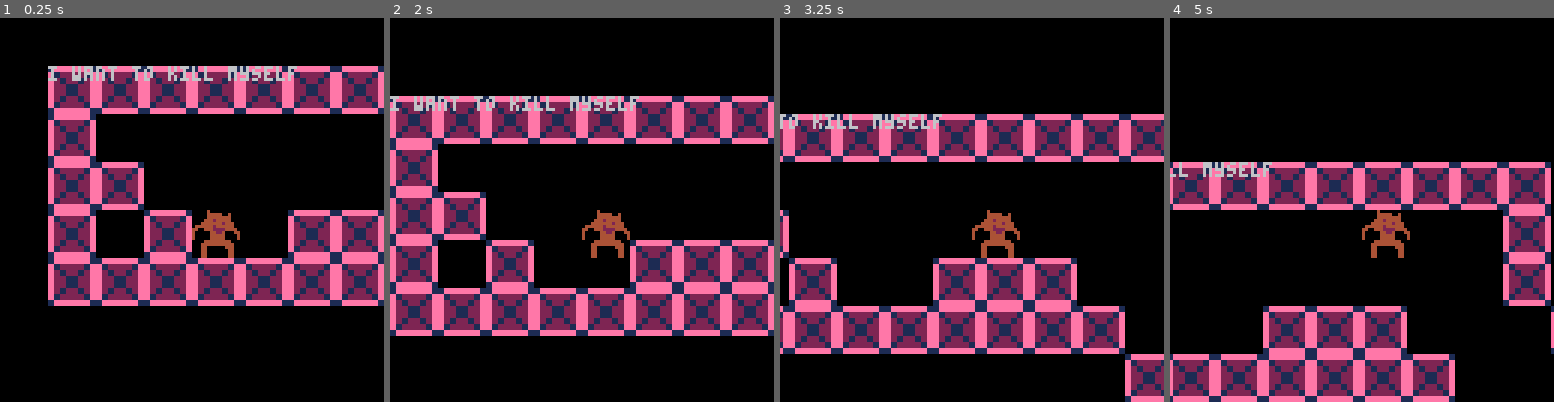
Above: before the commit, frames 1-4 (left to right).
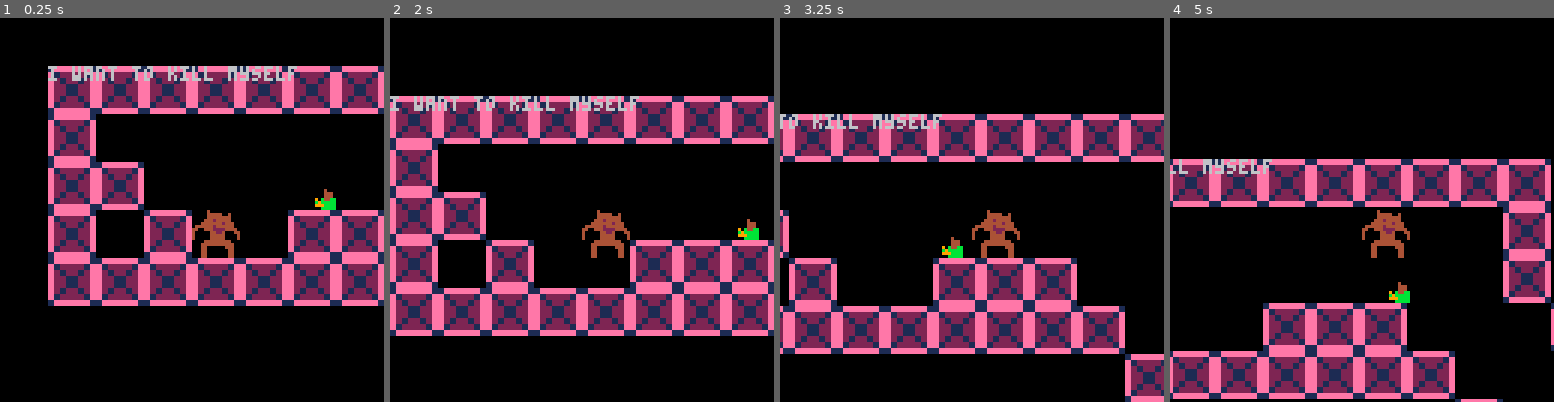
Above: after the commit, the same moments.

Repository: HeinLinnHtet/Group-5-Game-Project-Management
Game: PICO-8 cartridge a.p8
Two runs of this game, one before a commit and one after it. Both use one fixed random seed, a clock stepped at 60 frames per second and the inputs below.
Inputs:
- Up to frame 1 (0.25 s): no input
- Up to frame 2 (2 s): tap X (X key) at 0.33, 1.07, 1.85 s; hold Right from 1.6 s (still down)
- Up to frame 3 (3.25 s): release Right at 2.1 s; hold Up 2.15-2.42 s; hold Right 2.47-3.03 s; tap X (X key) at 2.97 s; hold Left from 3.08 s (still down)
- Up to frame 4 (5 s): release Left at 3.58 s; hold Down 3.63-3.97 s; hold Right 4.02-4.68 s; tap X (X key) at 4.08 s; hold Up from 4.73 s (still down)

The runs differ from the first frame. In frame 1, 0.2% of the frame differs, in the area x 82-88%, y 44-50%; in frame 2, 0.2%; in frame 3, 0.2%; in frame 4, 11%, in the area x 0-100%, y 36-100%.

Commit message:
half working gravity + enemy

Diff:
--- a/a.p8
+++ b/a.p8
@@ -4,18 +4,21 @@
 --main
 function _init()
 	initply()
+	initene()
 end
 
 function _draw()
 	cls()
 	map(0,0)
 	spr(ply.sp,ply.x,ply.y,2,2)
+	spr(ene.sp,ene.x,ene.y,1,1)
 	print("i want to kill myself")
 end
 
 function _update()
 
 	plyupdate()
+	eneupdate()
 
 	camera(ply.x-64,ply.y-64)
 
@@ -37,7 +40,7 @@
 		y=32,
 		w=16,
 		h=16,
-		flip=false,
+		flpd=false,
 		dx=0,
 		dy=0,
 		mcx=2,
@@ -75,16 +78,17 @@
 
     -- jumping
     if btnp(⬆️) and ply.landed then
-        ply.dy -= 8
-        ply.landed = false
-    end
-    if btnp(⬇️) and ply.landed then
-        ply.dy += 8
-        ply.landed = false
-    end
-
-    -- handle movement with collisions
-    move_player()
+        if not gflip then
+        	ply.dy -= 8
+        	ply.landed = false
+        	end
+        if gflip then
+        	ply.dy += 8
+        	ply.landed = false
+        end
+    end
+
+    	move_player()
 end
 
 -->8
@@ -112,11 +116,19 @@
         y1 = y - 1
         y2 = y
 
+        if glip then
+        	ply.landed = true
+        end
+
     elseif aim == "down" then
         x1 = x
         x2 = x + 15 - 1
         y1 = y + 15
         y2 = y + 15 + 1
+
+        if not glip then
+        	ply.landed = true
+        end
 
     end
 
@@ -141,7 +153,7 @@
         end
     end
 
-    -- move in small steps vertically
+-- normal gravity movement
     for i = 1, abs(ply.dy) do
         if colisn(ply, step_y == -1 and "up" or "down", 0) then
             if step_y > 0 then
@@ -157,17 +169,46 @@
 
 
 -->8
---platform
-
+-- enemy
+function initene()
+ene =
+{
+	sp=5,
+ ori = 80,
+ x = 80,
+ y = 40,
+	path = 128,
+	chgdir = false,
+}
+end
+
+function enemov()
+
+    if ene.x >= ene.path then
+        ene.chgdir = true
+    elseif ene.x <= ene.ori then
+        ene.chgdir = false
+    end
+
+    if not ene.chgdir then
+        ene.x += 1
+    else
+        ene.x -= 1
+    end
+end
+
+function eneupdate()
+    enemov()
+end
 __gfx__
 00000000000004000000000011eeeeeeeeeeee110000000000000000000000000000000000000000000000000000000000000000000000000000000000000000
-00000000000004444400400011eeeeeeeeeeee110000000000000000000000000000000000000000000000000000000000000000000000000000000000000000
-007000000000044444444000ee112222222211ee0000000000000000000000000000000000000000000000000000000000000000000000000000000000000000
-000770000000444244444000ee112222222211ee0000000000000000000000000000000000000000000000000000000000000000000000000000000000000000
-000770000004444444244400ee221122221122ee0000000000000000000000000000000000000000000000000000000000000000000000000000000000000000
-007000000444444244444400ee221122221122ee0000000000000000000000000000000000000000000000000000000000000000000000000000000000000000
-000000004400444222244440ee222211112222ee0000000000000000000000000000000000000000000000000000000000000000000000000000000000000000
-000000004000004422400044ee222211112222ee0000000000000000000000000000000000000000000000000000000000000000000000000000000000000000
+00000000000004444400400011eeeeeeeeeeee110000400000000000000000000000000000000000000000000000000000000000000000000000000000000000
+007000000000044444444000ee112222222211ee0000444000000000000000000000000000000000000000000000000000000000000000000000000000000000
+000770000000444244444000ee112222222211ee0000444000000000000000000000000000000000000000000000000000000000000000000000000000000000
+000770000004444444244400ee221122221122ee090b44bb00000000000000000000000000000000000000000000000000000000000000000000000000000000
+007000000444444244444400ee221122221122ee0b9bbbbb00000000000000000000000000000000000000000000000000000000000000000000000000000000
+000000004400444222244440ee222211112222ee0999bbbb00000000000000000000000000000000000000000000000000000000000000000000000000000000
+000000004000004422400044ee222211112222ee000bbbbb00000000000000000000000000000000000000000000000000000000000000000000000000000000
 000000004000004444400004ee222211112222ee0000000000000000000000000000000000000000000000000000000000000000000000000000000000000000
 000000004000004444400004ee222211112222ee0000000000000000000000000000000000000000000000000000000000000000000000000000000000000000
 000000000000444444444000ee221122221122ee0000000000000000000000000000000000000000000000000000000000000000000000000000000000000000
